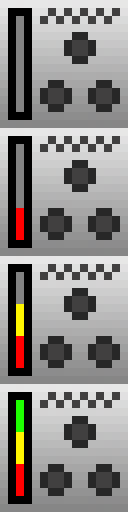
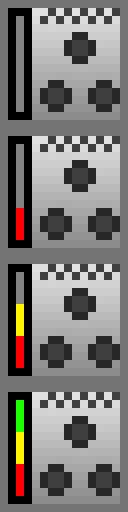
Layers edited between the first and the second (128, 512) image:
painted on "Layer copy #2" over box(0, 384, 128, 512)
painted on "Layer copy #1" over box(0, 256, 128, 384)
painted on "Layer copy" over box(0, 128, 128, 256)
painted on "Layer" over box(0, 0, 128, 128)
